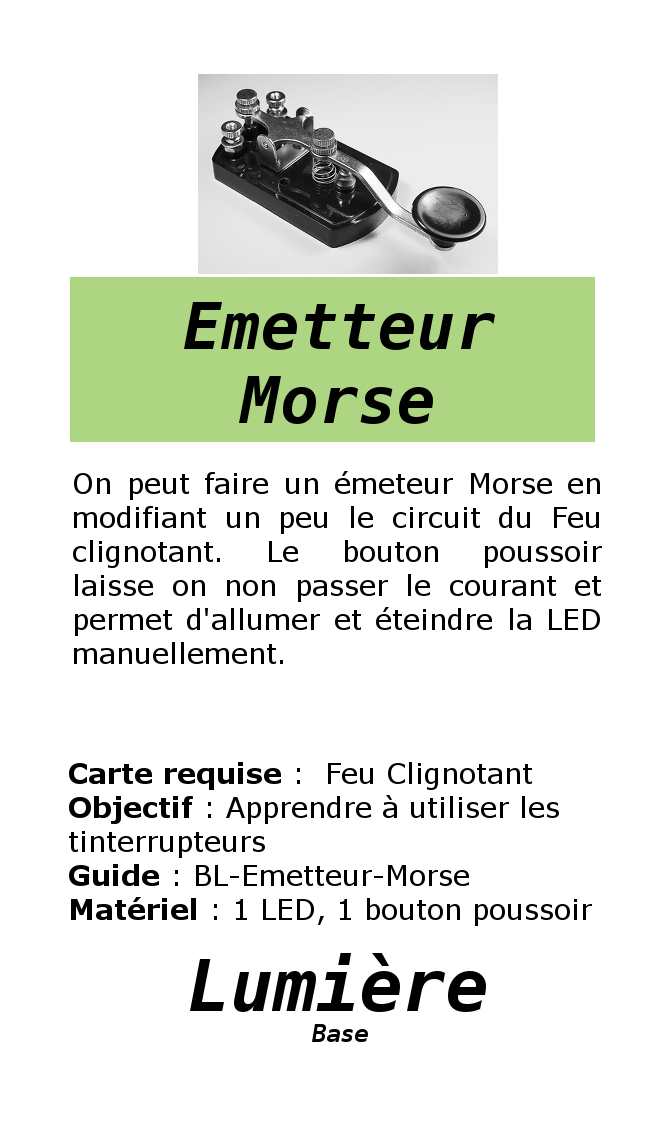
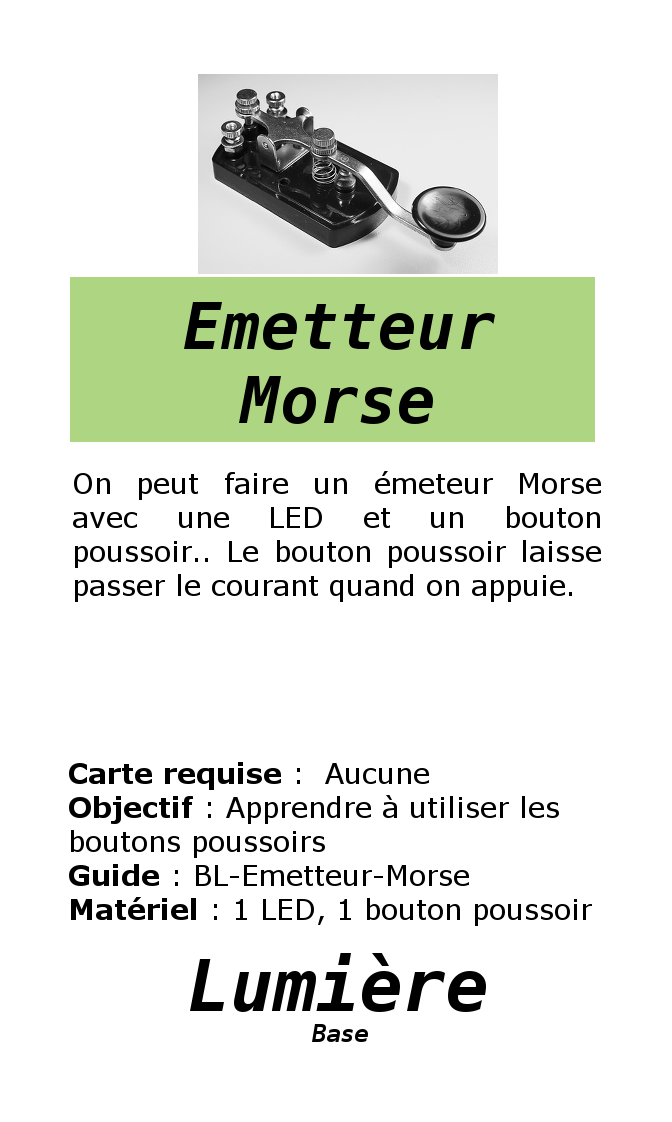
Layers edited between the first and the second (672, 1122) image:
painted on "Description" over [left=69, top=762, right=532, bottom=858]
painted on "Matériel et objectif" over [left=73, top=471, right=602, bottom=664]
